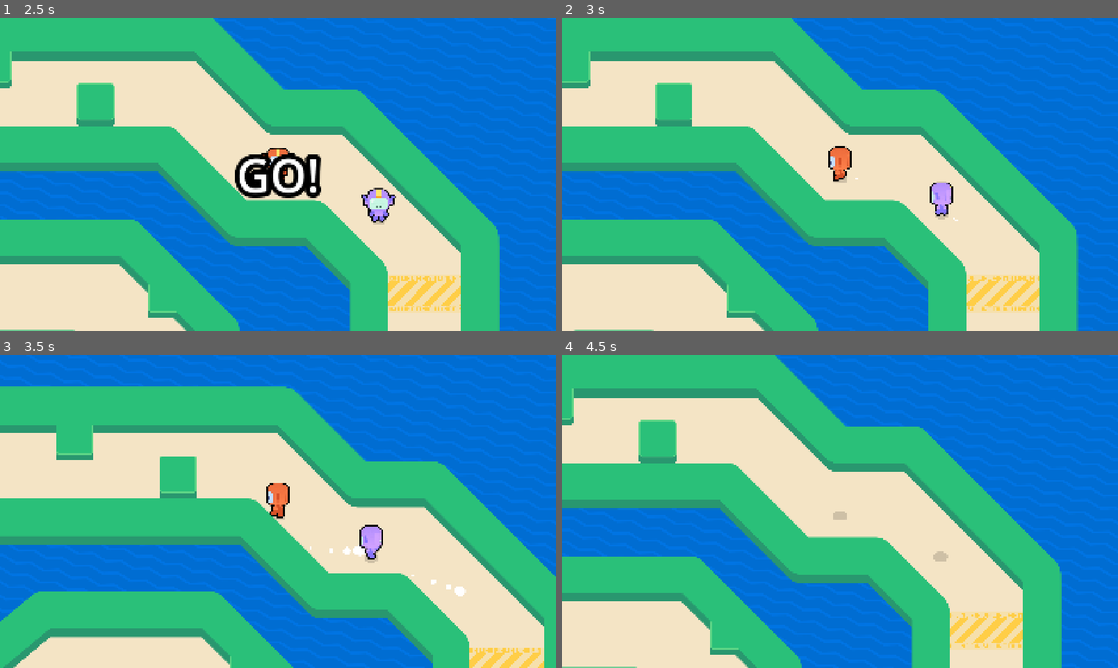
Above: before the commit, frames 1-4 (two rows, left to right).
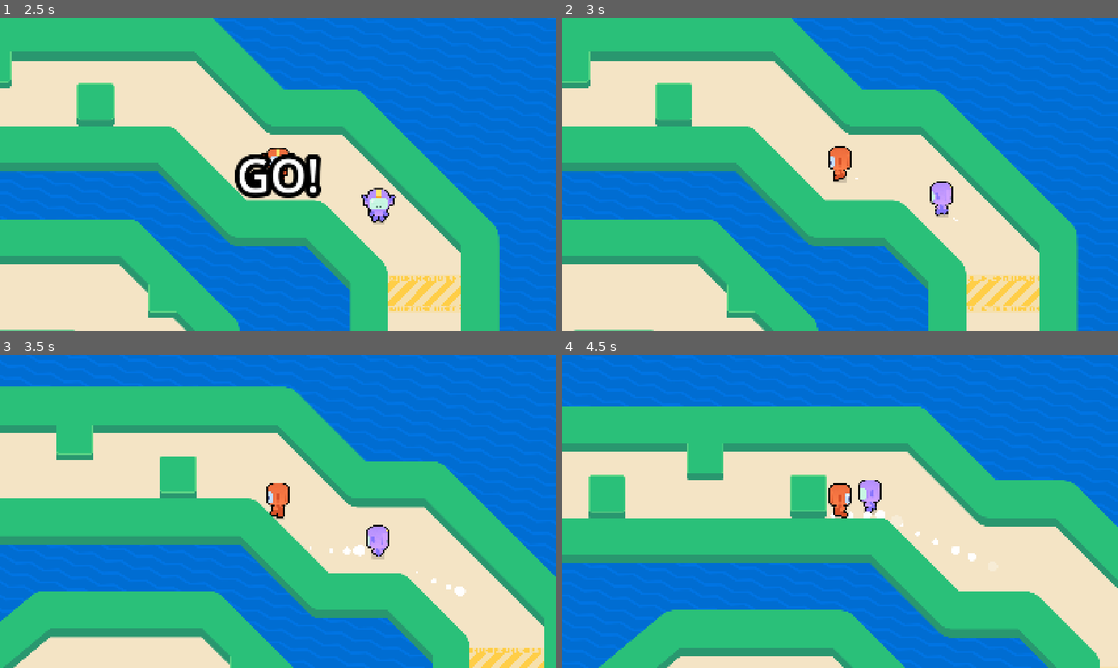
Above: after the commit, the same moments.

Repository: vilu350/M9-Top-Down-Movement
Game: Godot game, scene res://lessons/game.tscn
Same seed, same stepped clock (60 frames per second), same inputs: the game is played once before the commit and once after it. The project has no main scene, so this scene is started directly.
Inputs (mouse positions are in pixels of both pictures, inside the frame that each line leads up to):
- Up to frame 1 (2.5 s): tap Enter at 0.5 s; move the mouse to (250, 237) at 0.52 s; hold Up (move_up) 0.53-2.03 s; tap Z at 0.6, 1.35, 2.1 s; click (250, 237) at 0.67 s; tap Space at 0.77, 1.52 s; move the mouse to (444, 221) at 1.27 s; move the mouse to (111, 127) at 2.02 s; hold Left (move_left) from 2.03 s (still down)
- Up to frame 2 (3 s): keep holding Left (move_left); move the mouse to (867, 174) at 2.77 s; tap Z at 2.85 s; click (867, 174) at 2.92 s
- Up to frame 3 (3.5 s): keep holding Left (move_left); tap Space at 3.02 s
- Up to frame 4 (4.5 s): move the mouse to (756, 433) at 3.52 s; release Left (move_left) at 3.53 s; hold Down (move_down) 3.53-4.28 s; tap Z at 3.6, 4.35 s; tap Space at 3.77 s; move the mouse to (962, 495) at 4.27 s; hold Right (move_right) from 4.28 s (still down)

Frame 1 is identical in both runs. In frame 2, less than 0.1% of the frame differs, in the area x 66-70%, y 52-65%; in frame 3, 0.4%; in frame 4, 62%, in the area x 0-100%, y 0-100%.

Commit message:
Finished M9L15

Diff:
--- a/lessons/bouncer.gd
+++ b/lessons/bouncer.gd
@@ -4,10 +4,12 @@
 @export var max_speed := 600.0
 @export var acceleration := 1200.0
 @export var deceleration := 1080.0
+@export var avoidance_strength := 21000.0
 
 @onready var _runner_visual: RunnerVisual = %RunnerVisualPurple
 @onready var _dust: GPUParticles2D = %Dust
 @onready var _hit_box: Area2D = %HitBox
+@onready var _raycasts: Node2D = %Raycasts
 
 
 func _ready() -> void:
@@ -22,12 +24,14 @@
 	var distance := global_position.distance_to(get_global_player_position())
 	var speed := max_speed if distance > 100 else max_speed * distance / 100
 	var desired_velocity := direction * speed
+	desired_velocity += calculate_avoidance_force() * delta
 	velocity = velocity.move_toward(desired_velocity, acceleration * delta)
 
 	move_and_slide()
 
 	if velocity.length() > 10.0:
 		_runner_visual.angle = rotate_toward(_runner_visual.angle, direction.orthogonal().angle(), 8.0 * delta)
+		_raycasts.rotation = _runner_visual.angle
 		var current_speed_percent := velocity.length() / max_speed
 		_runner_visual.animation_name = (
 			RunnerVisual.Animations.WALK
@@ -42,3 +46,18 @@
 
 func get_global_player_position() -> Vector2:
 	return get_tree().root.get_node("Game/Runner").global_position
+
+
+func calculate_avoidance_force() -> Vector2:
+	var avoidance_force := Vector2.ZERO
+
+	for raycast: RayCast2D in _raycasts.get_children():
+		if raycast.is_colliding():
+			var collision_position := raycast.get_collision_point()
+			var direction_away_from_obstacle := collision_position.direction_to(raycast.global_position)
+			var ray_length := raycast.target_position.length()
+			var intensity := 1.0 - collision_position.distance_to(raycast.global_position) / ray_length
+
+			var force := direction_away_from_obstacle * avoidance_strength * intensity
+			avoidance_force += force
+	return avoidance_force
--- a/lessons/bouncer.tscn
+++ b/lessons/bouncer.tscn
@@ -84,3 +84,15 @@
 [node name="CollisionShape2D" type="CollisionShape2D" parent="HitBox"]
 position = Vector2(0, -25)
 shape = SubResource("CircleShape2D_o17vw")
+
+[node name="Raycasts" type="Node2D" parent="."]
+unique_name_in_owner = true
+position = Vector2(0, -25)
+
+[node name="RayCast2D" type="RayCast2D" parent="Raycasts"]
+rotation = 0.7853982
+target_position = Vector2(100, 0)
+
+[node name="RayCast2D2" type="RayCast2D" parent="Raycasts"]
+rotation = 2.3561945
+target_position = Vector2(100, 0)
--- a/lessons/raycast_test.tscn
+++ b/lessons/raycast_test.tscn
@@ -1,9 +1,11 @@
-[gd_scene load_steps=3 format=3 uid="uid://cypeg7f6ibbbd"]
+[gd_scene load_steps=5 format=3 uid="uid://cypeg7f6ibbbd"]
 
 [ext_resource type="Script" uid="uid://b15qg3eg546ql" path="res://lessons/ray_cast_2d.gd" id="1_j13gy"]
 [ext_resource type="PackedScene" uid="uid://l5vkm11cgaib" path="res://lessons/simple_obstacle.tscn" id="1_k515x"]
+[ext_resource type="PackedScene" uid="uid://p75euy1gcr34" path="res://lessons/runner.tscn" id="3_shtk0"]
+[ext_resource type="PackedScene" uid="uid://budpgxkjtmw1f" path="res://lessons/bouncer.tscn" id="4_1bk0p"]
 
-[node name="Node2D" type="Node2D"]
+[node name="Game" type="Node2D"]
 
 [node name="RayCast2D" type="RayCast2D" parent="."]
 position = Vector2(352, 343)
@@ -11,4 +13,16 @@
 script = ExtResource("1_j13gy")
 
 [node name="SimpleObstacle" parent="." instance=ExtResource("1_k515x")]
-position = Vector2(810, 369)
+position = Vector2(836, 383)
+
+[node name="SimpleObstacle2" parent="." instance=ExtResource("1_k515x")]
+position = Vector2(828, 655)
+
+[node name="SimpleObstacle3" parent="." instance=ExtResource("1_k515x")]
+position = Vector2(1062, 534)
+
+[node name="Runner" parent="." instance=ExtResource("3_shtk0")]
+position = Vector2(1262, 645)
+
+[node name="Bouncer" parent="." instance=ExtResource("4_1bk0p")]
+position = Vector2(477, 600)
